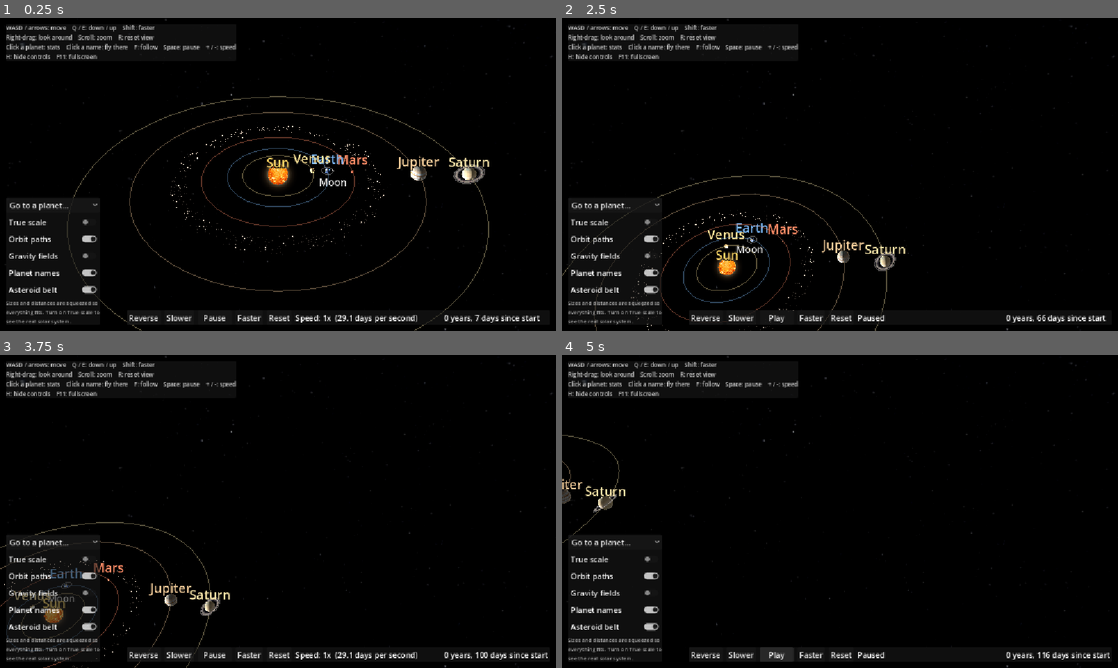
Above: before the commit, frames 1-4 (two rows, left to right).
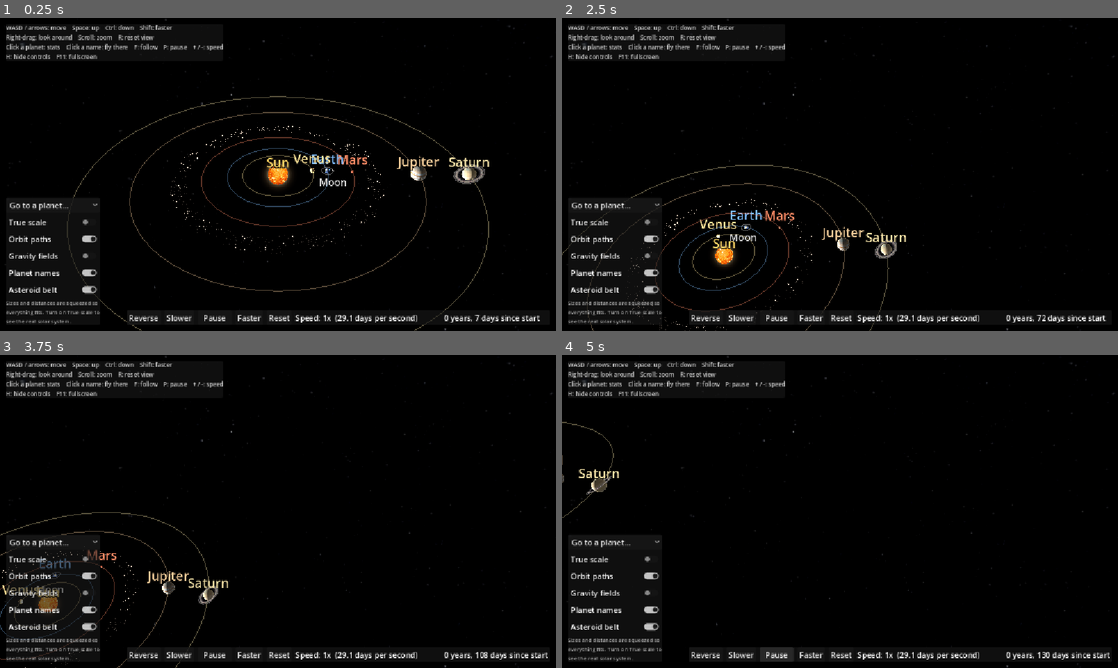
Above: after the commit, the same moments.

Repository: webs-rewired/space-mission
Game: Godot game, scene res://scenes/solar_system.tscn
Same seed, same stepped clock (60 frames per second), same inputs: the game is played once before the commit and once after it.
Inputs (mouse positions are in pixels of both pictures, inside the frame that each line leads up to):
- Up to frame 1 (0.25 s): no input
- Up to frame 2 (2.5 s): click "Go to a planet..." at 0.5 s; click "Go to a planet..." at 1.25 s; tap Enter at 2 s; move the mouse to (962, 158) at 2.02 s; hold D from 2.03 s (still down); hold E from 2.03 s (still down); click (962, 158) at 2.17 s; tap Space at 2.27 s; tap Ctrl at 2.3 s
- Up to frame 3 (3.75 s): tap Space at 2.57 s; release D at 2.75 s; release E at 2.75 s; drag from (166, 527) to (250, 574) at 2.77 s; move the mouse to (333, 442) at 3.52 s; hold D from 3.53 s (still down); hold Q from 3.53 s (still down)
- Up to frame 4 (5 s): tap P at 3.8 s; release D at 4.25 s; release Q at 4.25 s; click "Pause" (after the commit: "Play") at 4.25 s

The runs differ from the first frame. In frame 1, 0.3% of the frame differs, in the area x 13-43%, y 2-11%; in frame 2, 4.2%, in the area x 0-87%, y 2-100%; in frame 3, 3.0%; in frame 4, 1.3%.

Commit message:
not done yet
will add more. just added and up down movement for camera. pranav go to claude and do what it says.

Diff:
--- a/scripts/camera_pivot.gd
+++ b/scripts/camera_pivot.gd
@@ -1,7 +1,7 @@
 extends Node3D
 
 # Camera controls for the solar system, like Godot's 3D viewport but without holding the mouse:
-#   WASD or arrow keys: move      Q / E: down / up      Shift: move faster
+#   WASD or arrow keys: move      Space (or E): up      Ctrl (or Q): down      Shift: move faster
 #   Right-drag: look around (the mouse hides while you drag, so it can't leave the screen)
 #   Scroll: zoom in and out
 #   F: follow the planet you clicked      R: go back to the starting view
@@ -64,9 +64,9 @@
 		left_right -= 1.0
 	if Input.is_key_pressed(KEY_D) or Input.is_key_pressed(KEY_RIGHT):
 		left_right += 1.0
-	if Input.is_key_pressed(KEY_E):
+	if Input.is_key_pressed(KEY_SPACE) or Input.is_key_pressed(KEY_E):
 		up_down += 1.0
-	if Input.is_key_pressed(KEY_Q):
+	if Input.is_key_pressed(KEY_CTRL) or Input.is_key_pressed(KEY_Q):
 		up_down -= 1.0
 
 	if forward_back != 0.0 or left_right != 0.0 or up_down != 0.0:
--- a/scripts/solar_system.gd
+++ b/scripts/solar_system.gd
@@ -124,7 +124,7 @@
 
 func _ready():
 	info_panel.visible = false
-	mission_button.focus_mode = Control.FOCUS_NONE   # so Space pauses time instead of pressing it
+	mission_button.focus_mode = Control.FOCUS_NONE   # so Space moves the camera instead of pressing it
 	mission_button.pressed.connect(_on_mission_pressed)
 	# Keep the stats panel in the top right corner, growing to the left and down so it never runs off screen
 	stats_label.autowrap_mode = TextServer.AUTOWRAP_WORD_SMART
--- a/scripts/space_controls.gd
+++ b/scripts/space_controls.gd
@@ -6,7 +6,7 @@
 #   - switches for orbit paths, gravity fields, planet names, the asteroid belt and TRUE SCALE
 #   - a "Go to" menu that flies the camera to any planet
 #   - a help box listing the keys
-# Keys: Space = pause, + = faster, - = slower, H = hide or show all the on-screen panels
+# Keys: P = pause, + = faster, - = slower, H = hide or show all the on-screen panels
 
 const SPEED_STEPS = [0.1, 0.25, 0.5, 1.0, 2.0, 5.0, 10.0, 25.0, 50.0, 100.0]
 const NORMAL_SPEED_STEP = 3
@@ -133,7 +133,7 @@
 		match event.keycode:
 			KEY_F11:
 				toggle_fullscreen()
-			KEY_SPACE:
+			KEY_P:
 				toggle_pause()
 			KEY_EQUAL, KEY_KP_ADD:
 				go_faster()
@@ -331,7 +331,7 @@
 	var help_panel = PanelContainer.new()
 	layer.add_child(help_panel)
 	var help = Label.new()
-	help.text = "WASD / arrows: move    Q / E: down / up    Shift: faster\nRight-drag: look around    Scroll: zoom    R: reset view\nClick a planet: stats    Click a name: fly there    F: follow    Space: pause    + / -: speed\nH: hide controls    F11: fullscreen"
+	help.text = "WASD / arrows: move    Space: up    Ctrl: down    Shift: faster\nRight-drag: look around    Scroll: zoom    R: reset view\nClick a planet: stats    Click a name: fly there    F: follow    P: pause    + / -: speed\nH: hide controls    F11: fullscreen"
 	help.add_theme_font_size_override("font_size", 12)
 	help.add_theme_color_override("font_color", Color(0.8, 0.8, 0.8))
 	help_panel.add_child(help)
